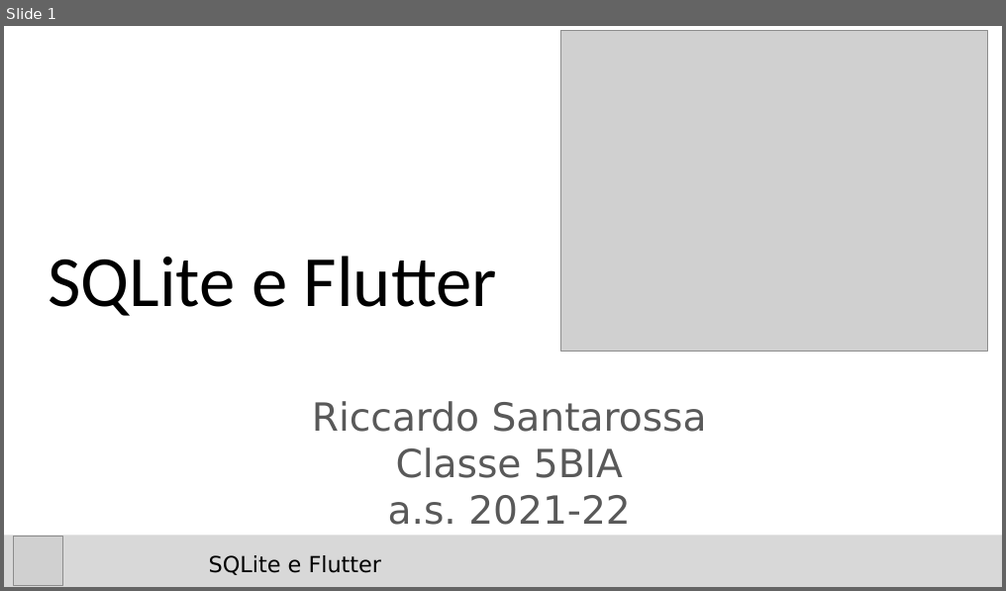
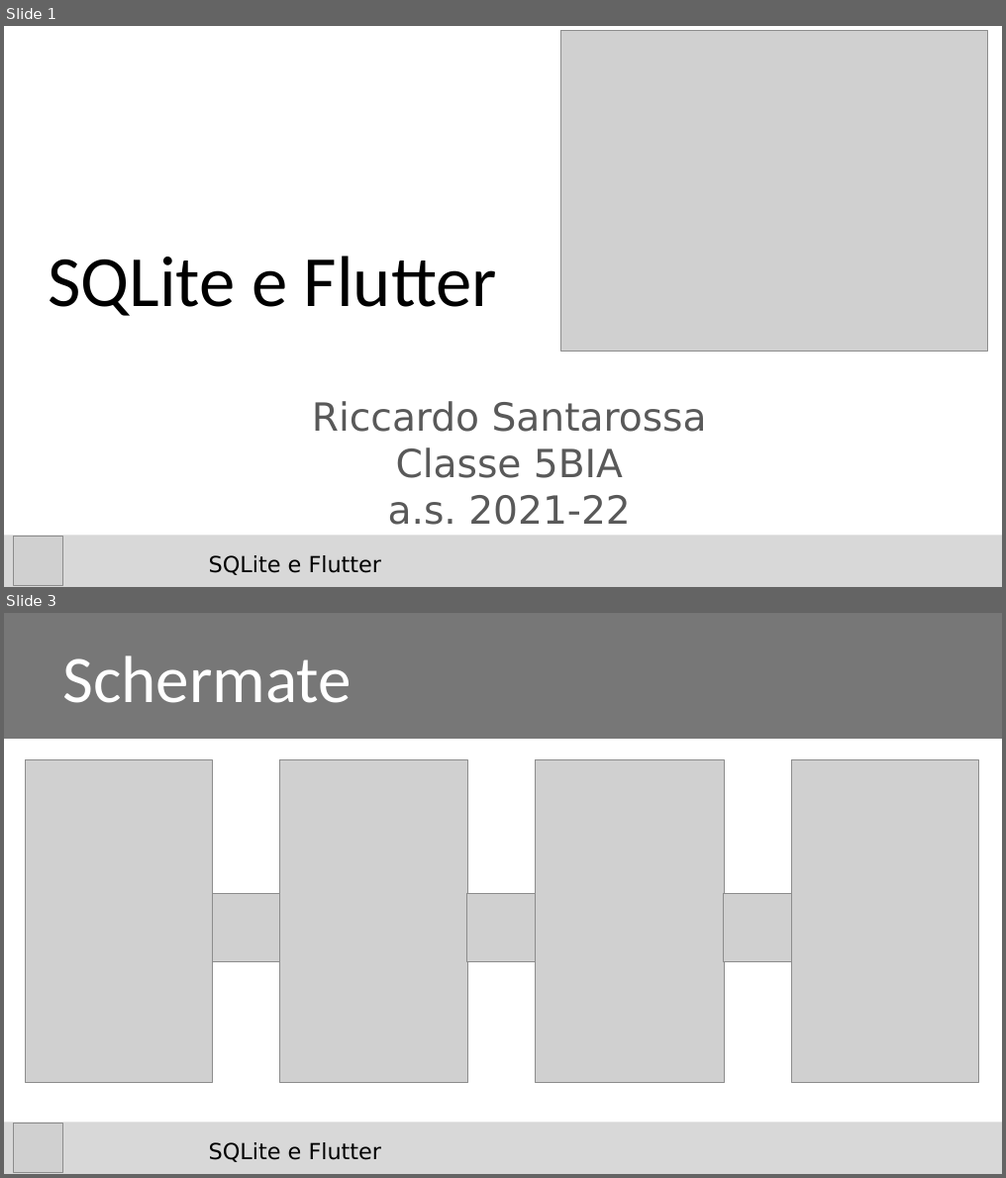
Before and after one commit to riccardosantarossa/SQLit_e_Flutter, a slide deck: Santarossa_Slides.pptx. Shown one above the other, each under a label of ours: slide 1 before the commit, slides 1 and 3 after it; the slides between them are not shown. The pictures are 1006x591 and 1006x1178 pixels, drawn with LibreOffice and Linux fonts; fonts in the diff are those of the drawing; grey boxes stand for pictures; background and template pictures are left out. Boxes give left, top, right and bottom in pixels: in the first picture for what was removed or moved away, otherwise in the second. Text is boxed around its words. In the diff, an @@ line names an element or a change of style, - is before the commit and + after.

```diff
--- a/Santarossa_Slides.pptx
+++ b/Santarossa_Slides.pptx
@@ slide 3 added at [4,613,1002,1174], background #FFFFFF; not listed: 1 template element that a slide beside it also shows @@
@@ title added at [4,613,1002,739], fill #777777, 48 pt, text #FFFFFF @@
+Schermate
@@ picture added at [25,760,213,1083] @@
@@ picture added at [279,760,467,1083] @@
@@ picture added at [535,760,724,1083] @@
@@ picture added at [791,760,979,1083] @@
@@ picture added at [213,893,280,961] @@
@@ picture added at [467,893,535,961] @@
@@ picture added at [724,893,791,961] @@
@@ picture added at [14,1124,62,1172] @@
@@ text added at [209,1143,382,1162], 16 pt, text #000000 @@
+SQLite e Flutter
```
Also in this commit, not shown: 4 other slides added, 3 slides removed.
